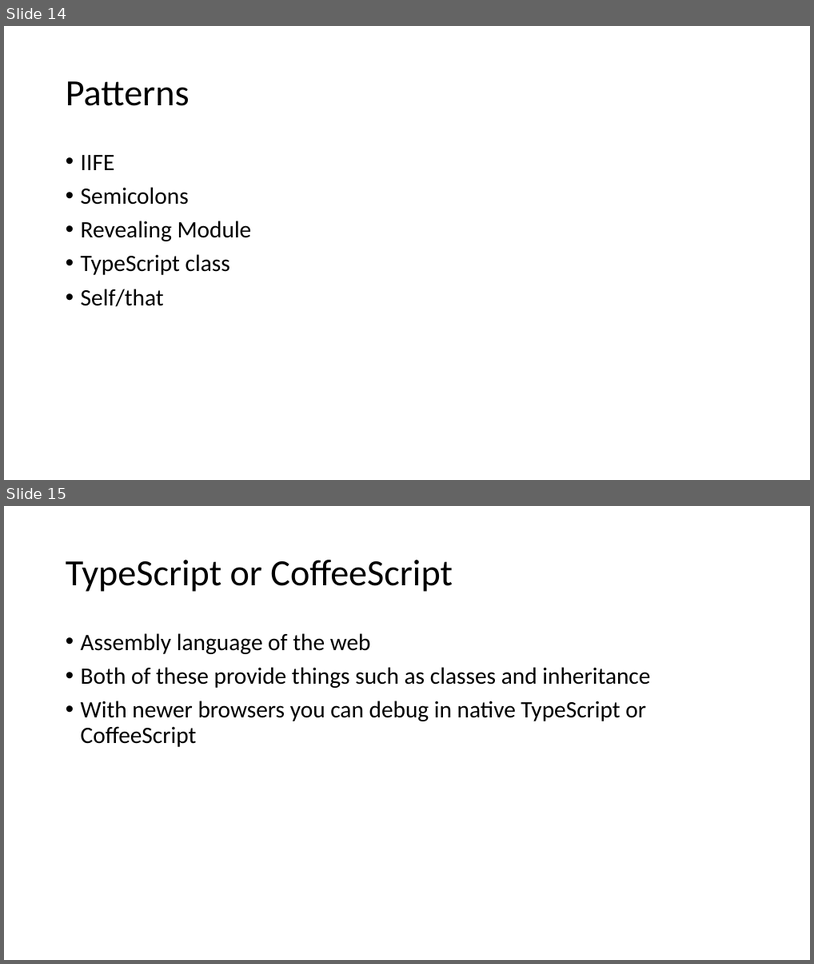
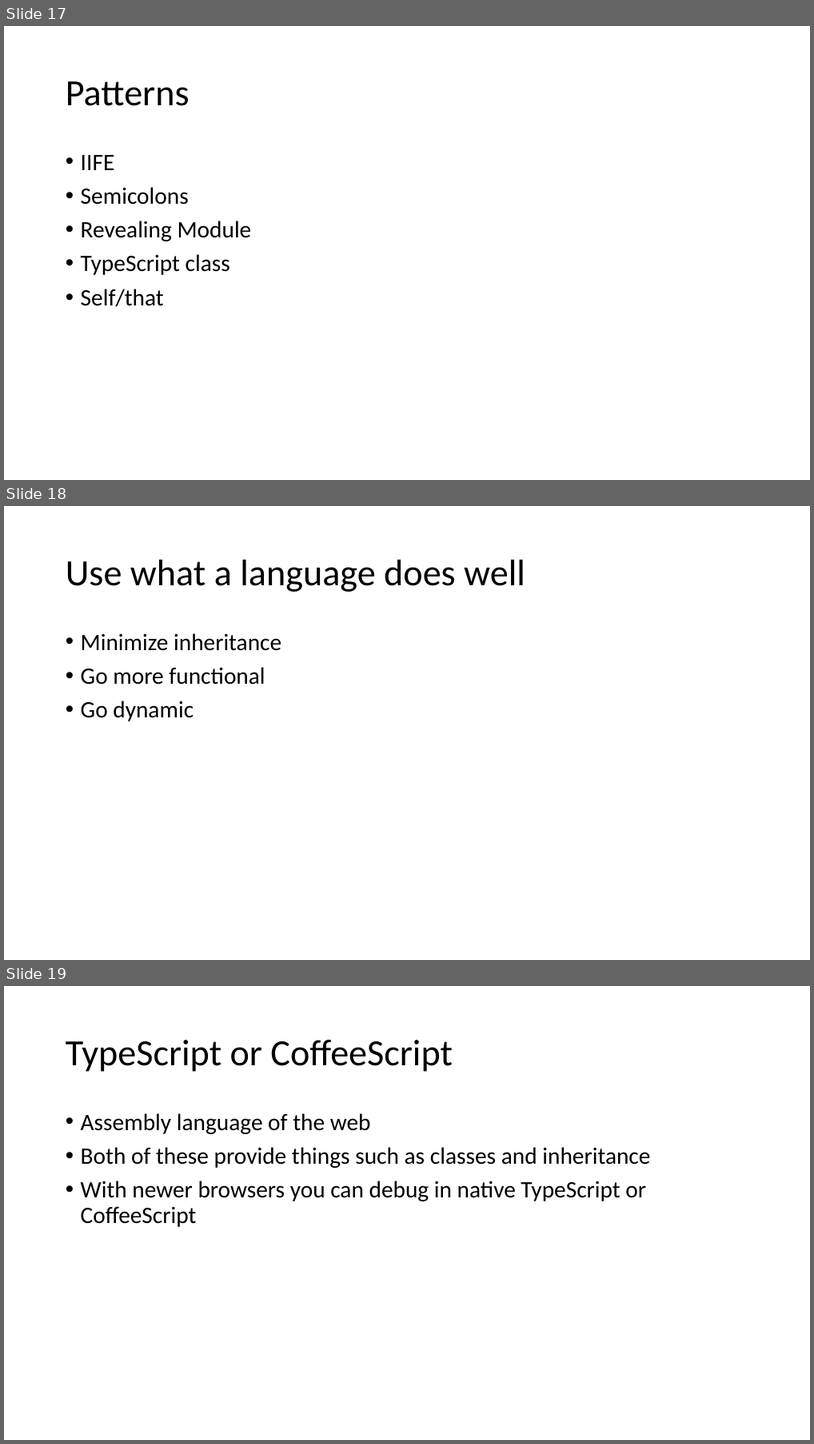
Before and after one commit to chadmichel/JavaScriptStuff, a slide deck: Java and You.pptx. Shown one above the other, each under a label of ours: slides 14 and 15 before the commit, slides 17, 18 and 19 after it. The pictures are 814x964 and 814x1444 pixels, drawn with LibreOffice and Linux fonts; fonts in the diff are those of the drawing. Boxes give left, top, right and bottom in pixels: in the first picture for what was removed or moved away, otherwise in the second. Text is boxed around its words. In the diff, an @@ line names an element or a change of style, - is before the commit and + after.

```diff
--- a/Java and You.pptx
+++ b/Java and You.pptx
@@ slide 18 added at (4,506,810,960), background #FFFFFF @@
@@ title added at (66,560,526,592), 44 pt, text #000000 @@
+Use what a language does well
@@ text added at (81,633,282,721), 28 pt, text #000000 @@
+• Minimize inheritance
+• Go more functional
+• Go dynamic
@@ what was slide 14 is now slide 17 @@
@@ what was slide 15 is now slide 19 @@
```
Also in this commit, not shown: 1 slide changed, 8 other slides added, 2 slides removed, 9 other files.
